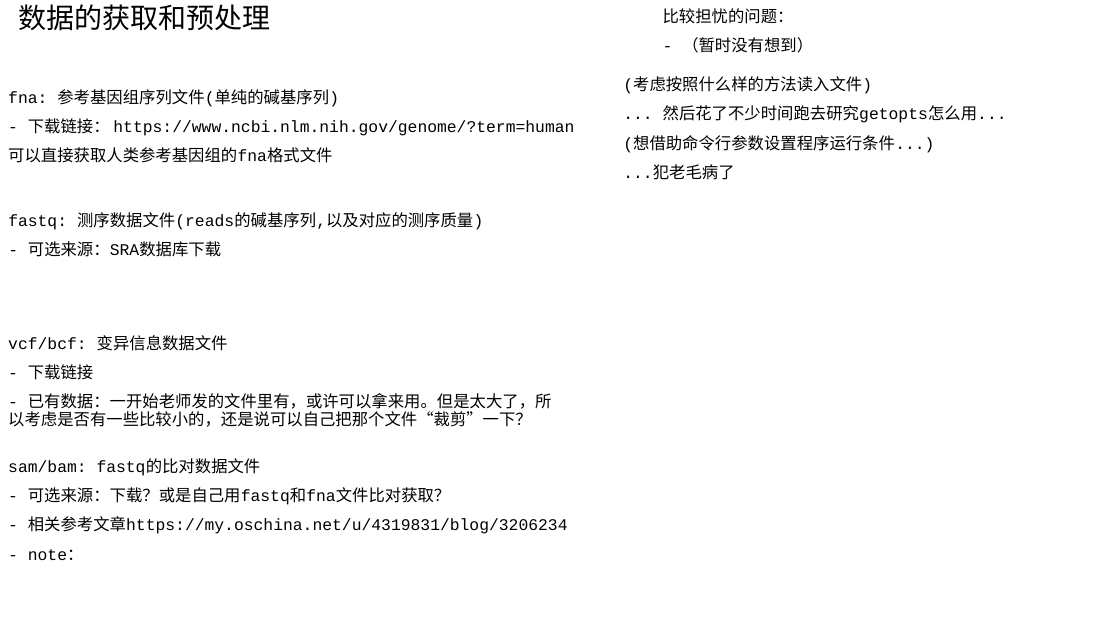
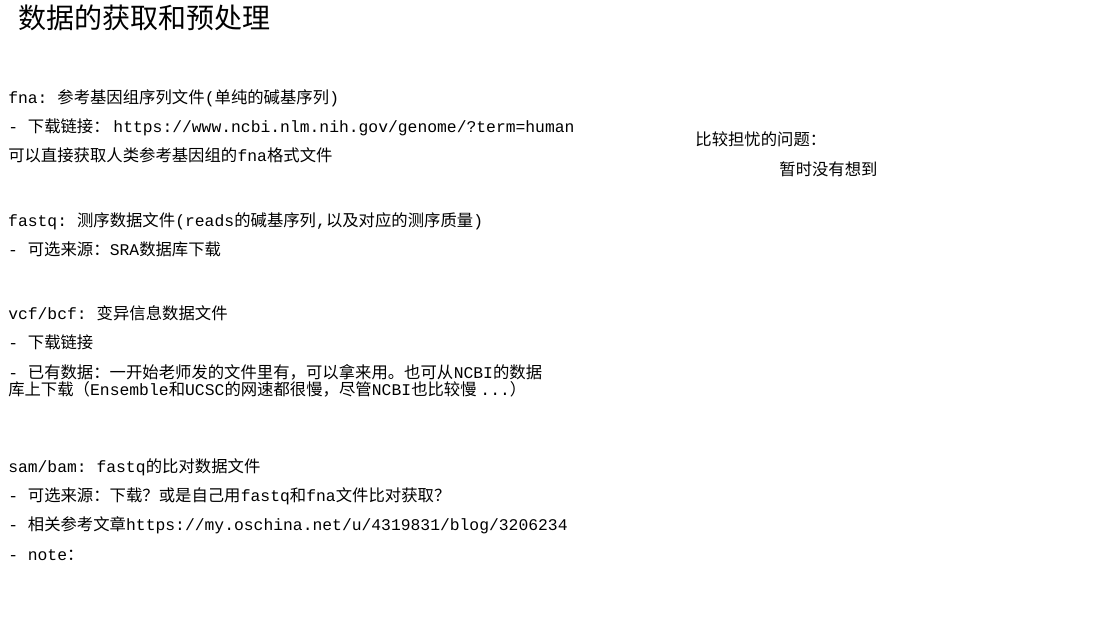
Before and after one commit to AtoshDustosh/thesis-project, a slide deck: slide 4 of THE project/design/project design.odp (slide 6 before the commit). Drawn at 1120x630 pixels with LibreOffice and Linux fonts; fonts in the diff are those of the drawing. Boxes give left, top, right and bottom in pixels: in the first picture for what was removed or moved away, otherwise in the second. Text is boxed around its words. In the diff, an @@ line names an element or a change of style, - is before the commit and + after.

```diff
--- a/THE project/design/project design.odp
+++ b/THE project/design/project design.odp
@@ text removed at [623,78,1007,180] @@
-(考虑按照什么样的方法读入文件)
-... 然后花了不少时间跑去研究getopts怎么用...
-(想借助命令行参数设置程序运行条件...)
-...犯老毛病了
@@ text "比较担忧的问题：": place and size @@
-text "比较担忧的问题：" at [663,8,813,53]
+text "比较担忧的问题：" at [695,131,877,177]
@@ text at [779,161,877,177]: text changed @@
-- （暂时没有想到）
+暂时没有想到
@@ text "vcf/bcf: 变异信息数据文件": place and size @@
-text "vcf/bcf: 变异信息数据文件" at [8,335,552,427]
+text "vcf/bcf: 变异信息数据文件" at [8,305,542,397]
@@ text at [8,364,542,397]: text changed @@
-- 已有数据：一开始老师发的文件里有，或许可以拿来用。但是太大了，所以考虑是否有一些比较小的，还是说可以自己把那个文件“裁剪”一下？
+- 已有数据：一开始老师发的文件里有，可以拿来用。也可从NCBI的数据库上下载（Ensemble和UCSC的网速都很慢，尽管NCBI也比较慢 ...）
```
Also in this commit, not shown: 3 other slides changed, 3 slides added, 3 slides removed, 1 other file.
